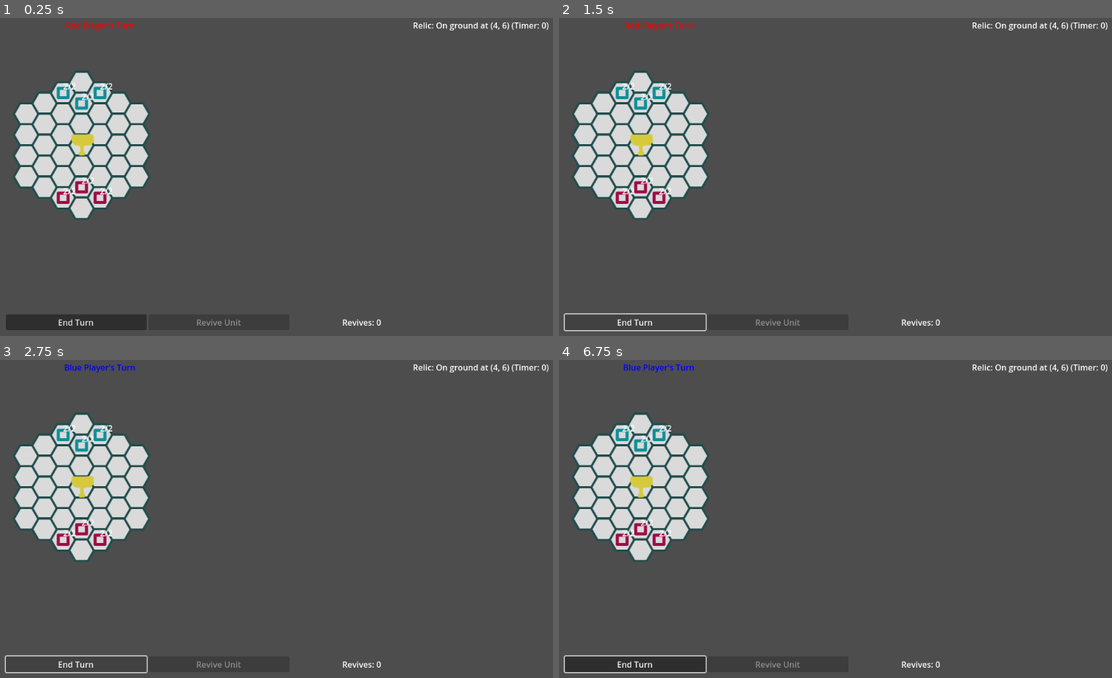
Above: before the commit, frames 1-4 (two rows, left to right).
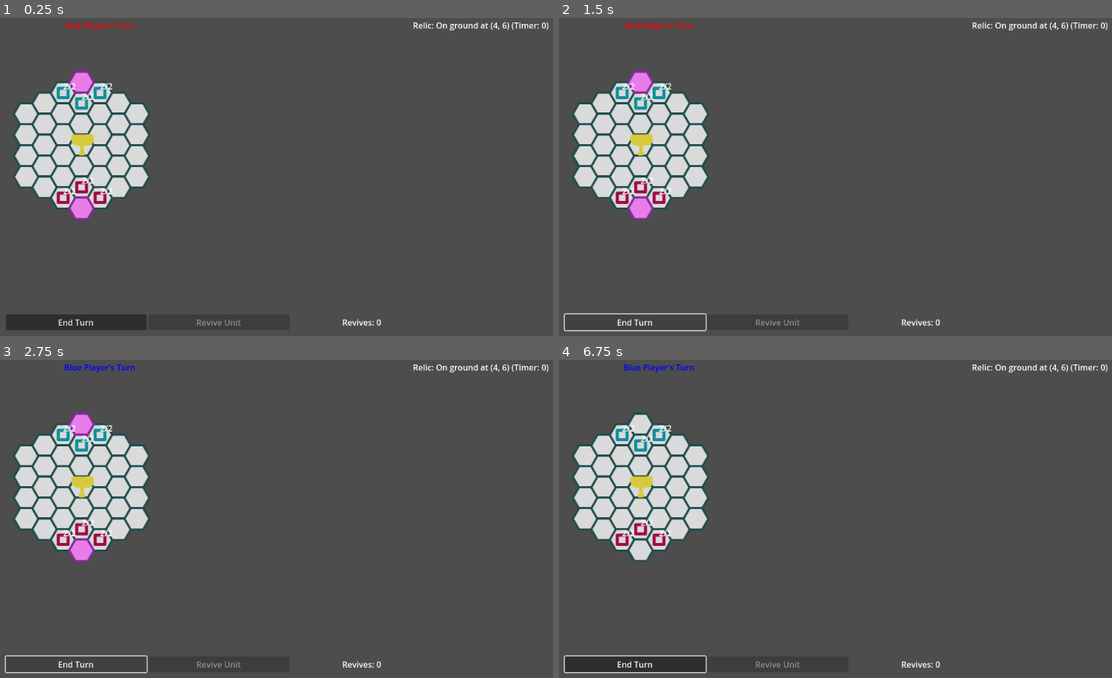
Above: after the commit, the same moments.

Repository: dokumor8/cursed_football
Game: Godot game, scene res://scenes/game/game_scene.tscn
Two runs of this game, one before a commit and one after it. Both use one fixed random seed, a clock stepped at 60 frames per second and the inputs below.
Inputs (mouse positions are in pixels of both pictures, inside the frame that each line leads up to):
- Up to frame 1 (0.25 s): no input
- Up to frame 2 (1.5 s): click "End Turn" at 0.5 s; click "End Turn" at 1.25 s
- Up to frame 3 (2.75 s): click "End Turn" at 2 s
- Up to frame 4 (6.75 s): tap Enter at 2.75, 4.25, 5.75 s; move the mouse to (979, 499) at 2.77 s; click (979, 499) at 2.92 s; tap Space at 3.5, 5, 6.5 s; move the mouse to (730, 534) at 3.52 s; click (730, 534) at 3.67 s; move the mouse to (907, 442) at 4.27 s; click (907, 442) at 4.42 s; move the mouse to (818, 582) at 5.02 s; click (818, 582) at 5.17 s; move the mouse to (1029, 566) at 5.77 s; click (1029, 566) at 5.92 s; move the mouse to (675, 468) at 6.52 s; click (675, 468) at 6.67 s

The runs differ from the first frame. In frame 1, 0.6% of the frame differs, in the area x 12-18%, y 16-64%; in frame 2, 0.6%; in frame 3, 0.6%; in frame 4, nothing differs.

Commit message:
More sprites in spritesheet

Diff:
--- a/scenes/game/game_scene.tscn
+++ b/scenes/game/game_scene.tscn
@@ -19,6 +19,11 @@
 texture = ExtResource("3_v1wow")
 texture_region_size = Vector2i(53, 46)
 0:0/0 = 0
+1:0/0 = 0
+2:0/0 = 0
+0:1/0 = 0
+1:1/0 = 0
+2:1/0 = 0
 
 [sub_resource type="TileSet" id="TileSet_mj2jn"]
 tile_shape = 3
--- a/scripts/game/game_scene.gd
+++ b/scripts/game/game_scene.gd
@@ -22,7 +22,7 @@
 var is_revival_mode: bool = false
 var revival_highlight_atlas: Vector2i = Vector2i(1, 0)  # Different tile for revival highlight
 var attack_highlight_atlas: Vector2i = Vector2i(2, 0)  # Different tile for attack highlight
-var goal_highlight_atlas: Vector2i = Vector2i(3, 0)  # Different tile for goal highlight
+var goal_highlight_atlas: Vector2i = Vector2i(0, 1)  # Different tile for goal highlight
 
 var relic_timer: int = 0
 var relic_speed_effect: Array[int] = [-2, -1, 0, 1, 2]
Binary file changed: assets/images/tiles/hex_highlight.png
